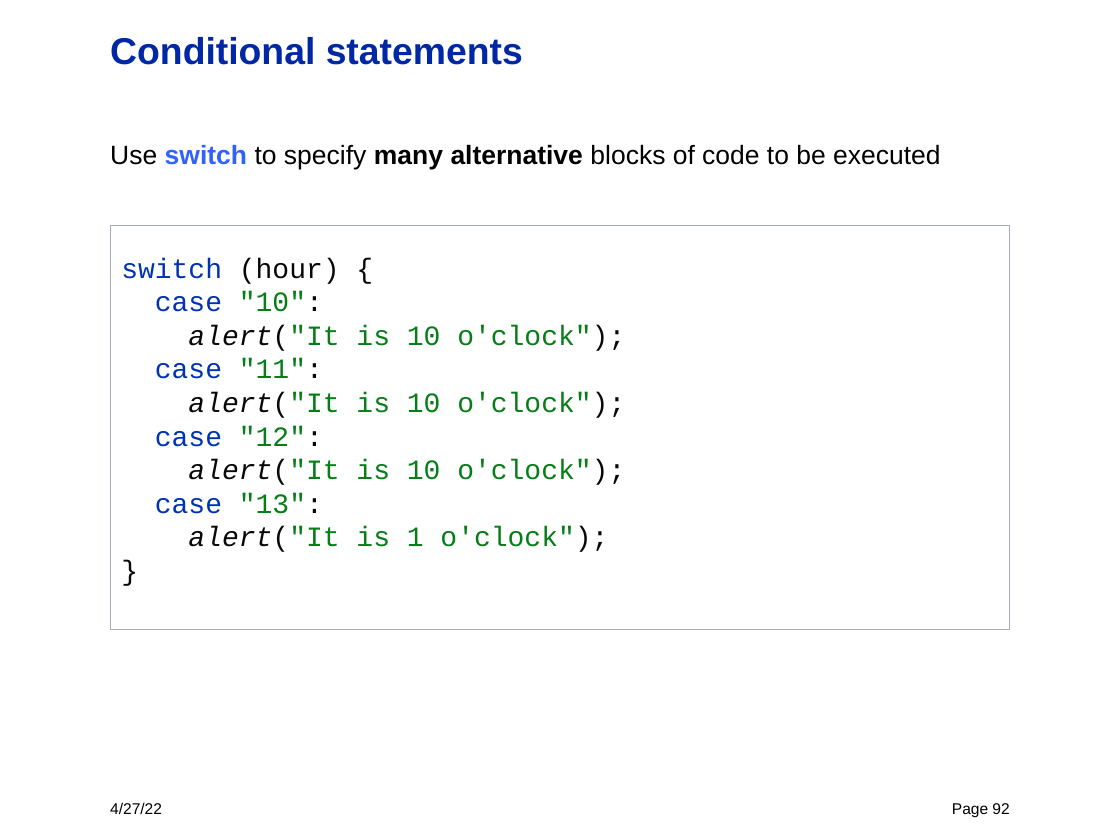
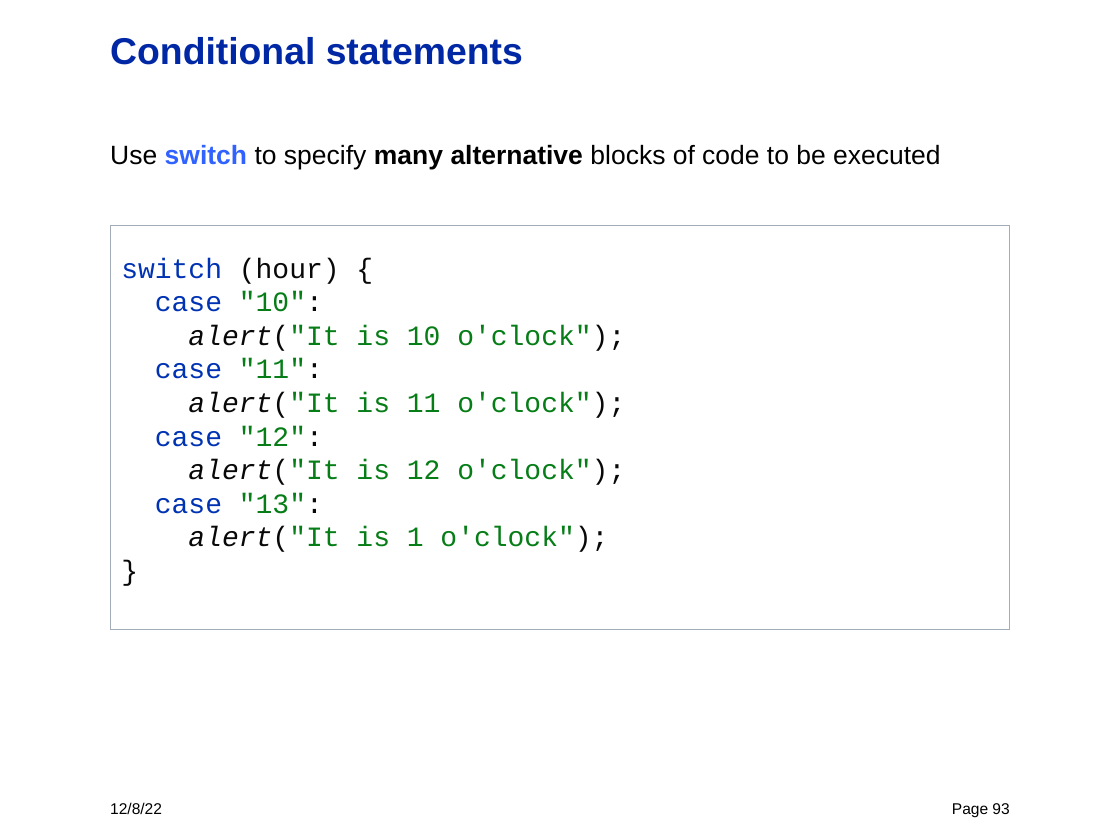
Before and after one commit to dpinezich/ajs_22, a slide deck: slide 93 of presentation/course_2022_javascript_idzuerich_dpinezich.pptx (slide 92 before the commit). Drawn at 1120x840 pixels with LibreOffice and Linux fonts; fonts in the diff are those of the drawing. Boxes give left, top, right and bottom in pixels: in the first picture for what was removed or moved away, otherwise in the second. Text is boxed around its words. In the diff, an @@ line names an element or a change of style, - is before the commit and + after.

```diff
--- a/presentation/course_2022_javascript_idzuerich_dpinezich.pptx
+++ b/presentation/course_2022_javascript_idzuerich_dpinezich.pptx
@@ text in rectangle at bbox=[121, 258, 625, 552]: text changed @@
-switch (hour) {
-case "10":
-alert("It is 10 o'clock");
-case "11":
-alert("It is 10 o'clock");
-case "12":
-alert("It is 10 o'clock");
-case "13":
-alert("It is 1 o'clock");
-}
+switch (hour) {
+case "10":
+alert("It is 10 o'clock");
+case "11":
+alert("It is 11 o'clock");
+case "12":
+alert("It is 12 o'clock");
+case "13":
+alert("It is 1 o'clock");
+}
@@ text at bbox=[110, 802, 162, 814]: text changed @@
-4/27/22
+12/8/22
@@ page number at bbox=[952, 803, 1009, 818]: text changed @@
-Page 92
+Page 93
```
Also in this commit, not shown: 131 other slides changed, 1 slide added, 1 other file.
